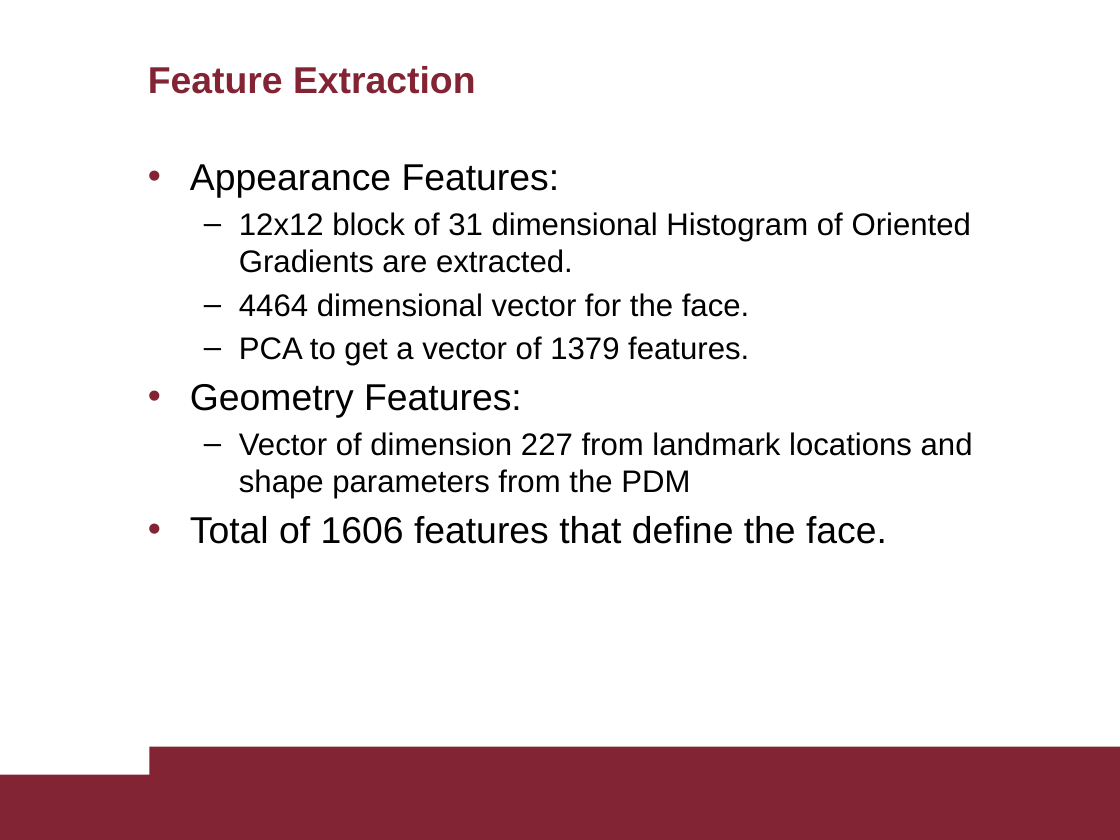
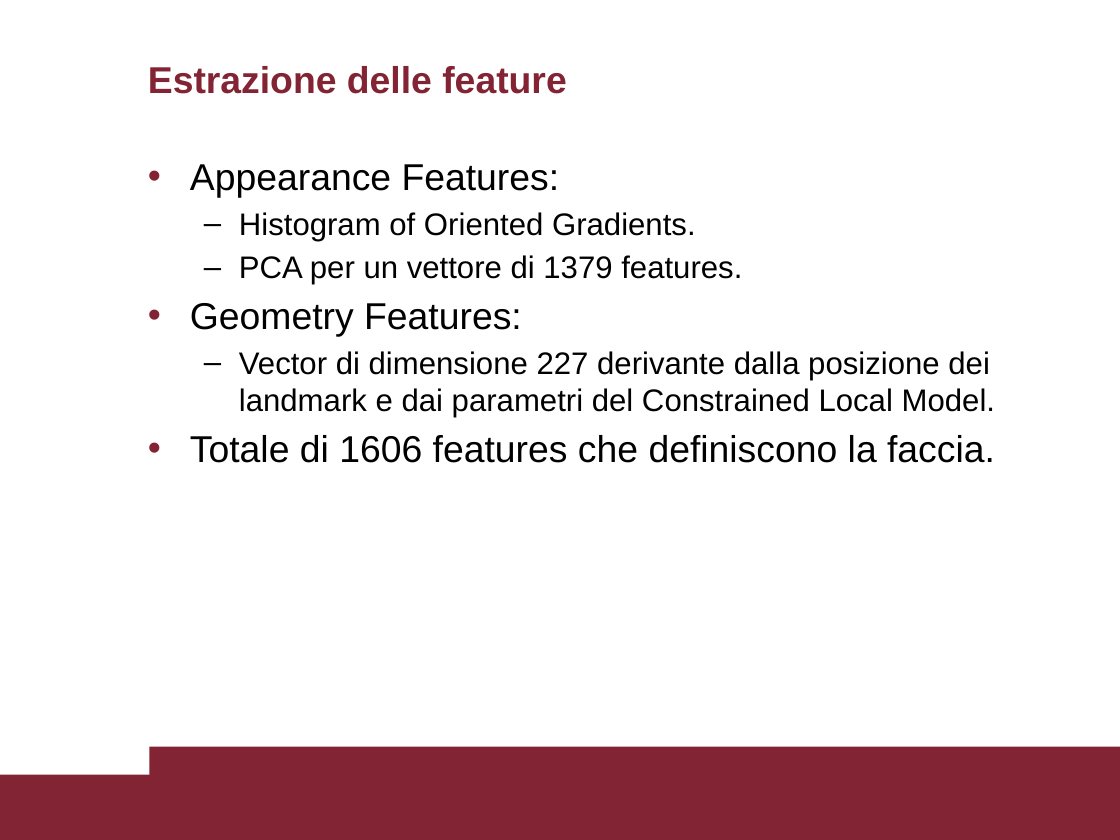
Before and after one commit to AscaL/thesis, a slide deck: slide 12 of Tesi Emanuele Orfanelli 1383726.pptx (slide 13 before the commit). Drawn at 1120x840 pixels with LibreOffice and Linux fonts; fonts in the diff are those of the drawing. Boxes give left, top, right and bottom in pixels: in the first picture for what was removed or moved away, otherwise in the second. Text is boxed around its words. In the diff, an @@ line names an element or a change of style, - is before the commit and + after.

```diff
--- a/Tesi Emanuele Orfanelli 1383726.pptx
+++ b/Tesi Emanuele Orfanelli 1383726.pptx
@@ title at box(148, 66, 566, 94): text changed @@
-Feature Extraction
+Estrazione delle feature
@@ text at box(239, 212, 742, 285): text changed @@
-  – 12x12 block of 31 dimensional Histogram of Oriented Gradients are extracted.
-  – 4464 dimensional vector for the face.
-  – PCA to get a vector of 1379 features.
+  – Histogram of Oriented Gradients.
+  – PCA per un vettore di 1379 features.
@@ text at box(190, 351, 995, 463): text changed @@
-  – Vector of dimension 227 from landmark locations and shape parameters from the PDM
-• Total of 1606 features that define the face.
+  – Vector di dimensione 227 derivante dalla posizione dei landmark e dai parametri del Constrained Local Model.
+• Totale di 1606 features che definiscono la faccia.
```
Also in this commit, not shown: 22 other slides changed, 1 slide added, 3 slides removed, 1 other file.
